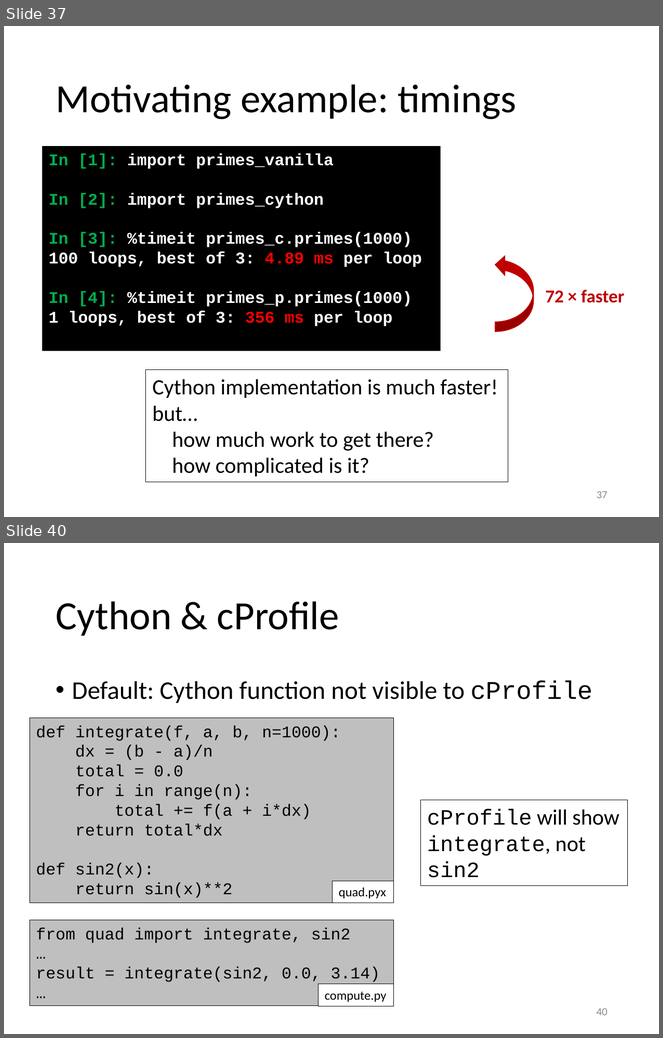
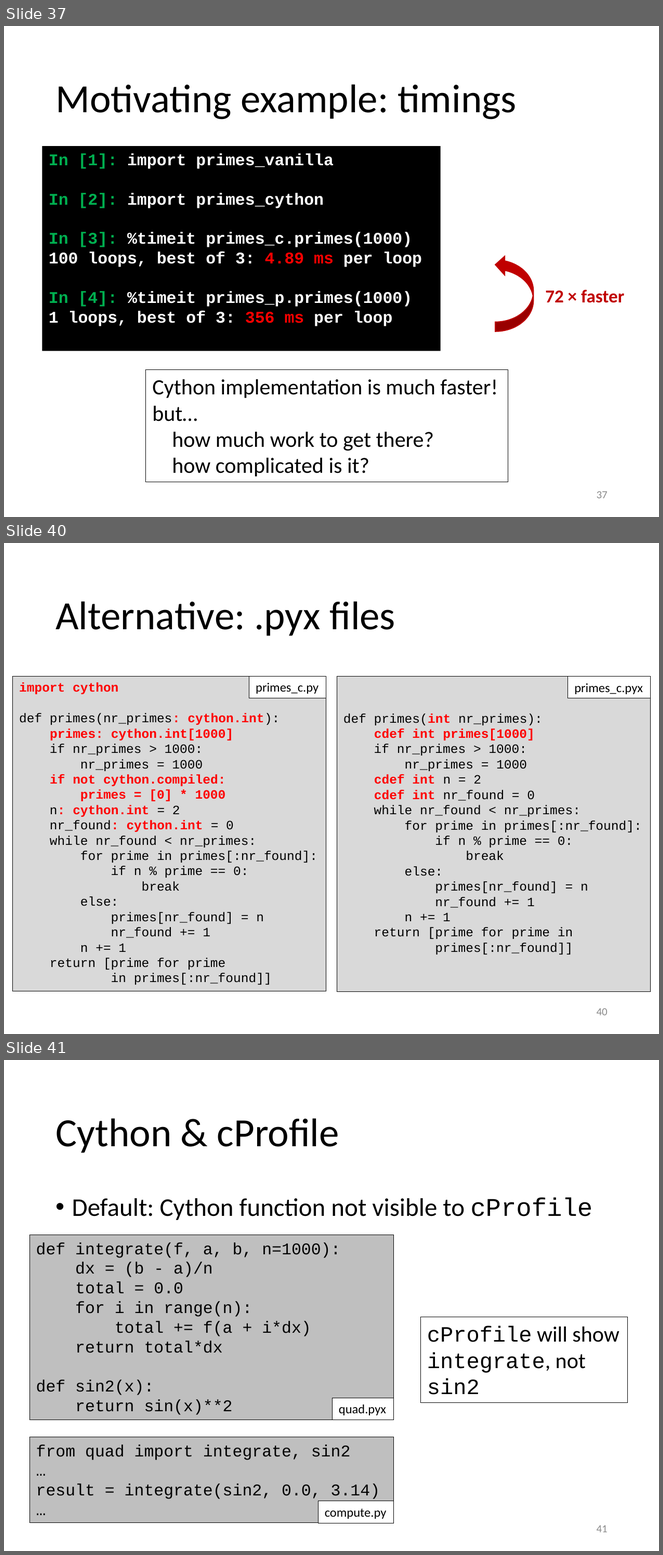
Before and after one commit to gjbex/Python-for-HPC, a slide deck: python_for_hpc.pptx. Shown one above the other, each under a label of ours: slides 37 and 40 before the commit, slides 37, 40 and 41 after it; the slides between them are not shown. The pictures are 663x1038 and 663x1555 pixels, drawn with LibreOffice and Linux fonts; fonts in the diff are those of the drawing. Boxes give left, top, right and bottom in pixels: in the first picture for what was removed or moved away, otherwise in the second. Text is boxed around its words. In the diff, an @@ line names an element or a change of style, - is before the commit and + after.

Commit message:
Update partially for Cython 3

```diff
--- a/python_for_hpc.pptx
+++ b/python_for_hpc.pptx
@@ slide 40 added at [4, 543, 659, 1034], background #FFFFFF @@
@@ title added at [55, 601, 396, 636], 44 pt, text #000000 @@
+Alternative: .pyx files
@@ rectangle added at [12, 676, 326, 991], fill #D9D9D9, outline #000000 0.75 pt, 14 pt, text #000000 @@
+import cython
+def primes(nr_primes: cython.int):
+primes: cython.int[1000]
+if nr_primes > 1000:
+nr_primes = 1000
+if not cython.compiled:
+primes = [0] * 1000
+n: cython.int = 2
+nr_found: cython.int = 0
+while nr_found < nr_primes:
+for prime in primes[:nr_found]:
+if n % prime == 0:
+break
+else:
+primes[nr_found] = n
+nr_found += 1
+n += 1
+return [prime for prime
+in primes[:nr_found]]
@@ rectangle added at [249, 676, 326, 698], fill #FFFFFF, outline #000000 0.75 pt, 14 pt, text #000000 @@
+primes_c.py
@@ rectangle added at [337, 677, 650, 992], fill #D9D9D9, outline #000000 0.75 pt, 14 pt, text #000000 @@
+def primes(int nr_primes):
+cdef int primes[1000]
+if nr_primes > 1000:
+nr_primes = 1000
+cdef int n = 2
+cdef int nr_found = 0
+while nr_found < nr_primes:
+for prime in primes[:nr_found]:
+if n % prime == 0:
+break
+else:
+primes[nr_found] = n
+nr_found += 1
+n += 1
+return [prime for prime in
+primes[:nr_found]]
@@ rectangle added at [568, 677, 651, 699], fill #FFFFFF, outline #000000 0.75 pt, 14 pt, text #000000 @@
+primes_c.pyx
@@ page number added at [597, 1008, 608, 1016], 12 pt, text #8C8C8C @@
+40
@@ what was slide 40 is now slide 41 @@
@@ page number at [597, 1525, 608, 1533]: text changed @@
-40
+41
```
Also in this commit, not shown: 5 slides changed, 1 other slide added.
